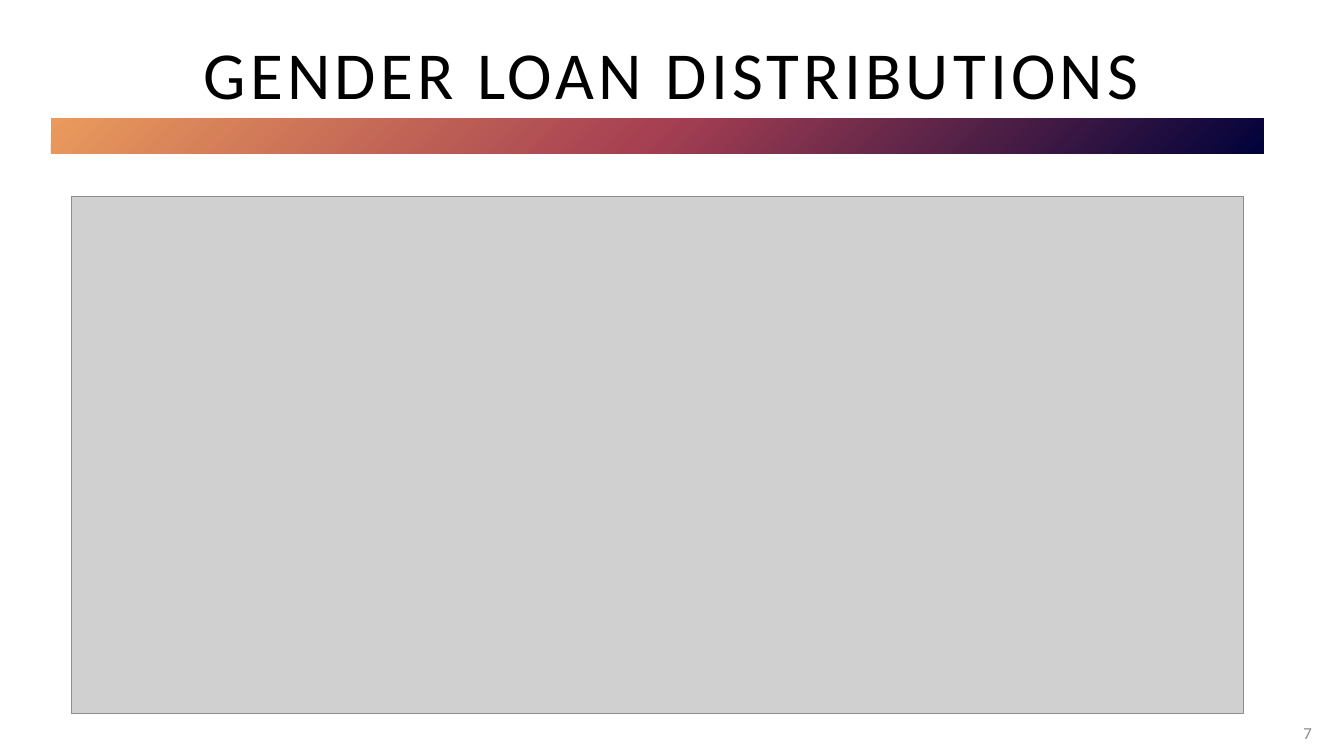
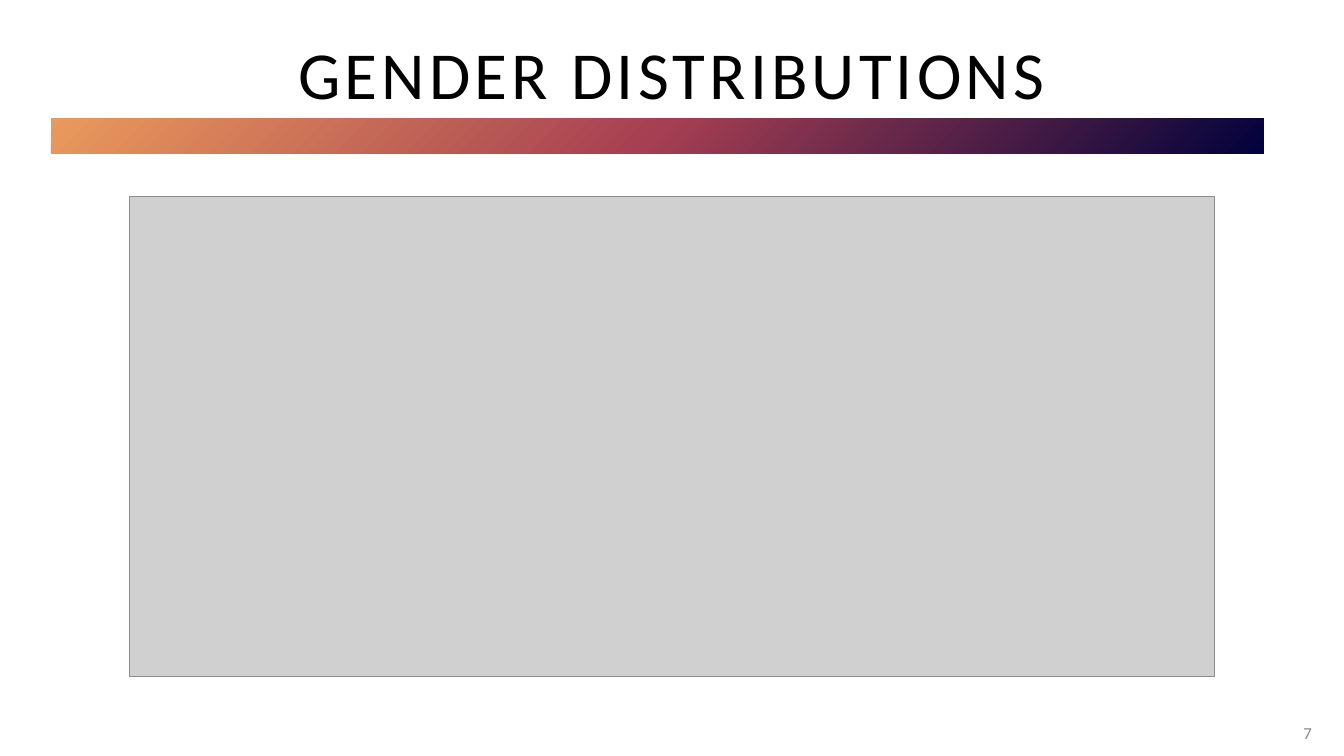
Before and after one commit to nglahani/CDC, a slide deck: slide 7 of Powerpoint.pptx. Drawn at 1344x756 pixels with LibreOffice and Linux fonts; fonts in the diff are those of the drawing; grey boxes stand for pictures. Boxes give left, top, right and bottom in pixels: in the first picture for what was removed or moved away, otherwise in the second. Text is boxed around its words. In the diff, an @@ line names an element or a change of style, - is before the commit and + after.

```diff
--- a/Powerpoint.pptx
+++ b/Powerpoint.pptx
@@ title at (x1=298, y1=55, x2=1044, y2=100): text changed @@
-GENDER LOAN DISTRIBUTIONS
+GENDER DISTRIBUTIONS
@@ picture resized from (x1=72, y1=197, x2=1244, y2=714) to (x1=129, y1=197, x2=1215, y2=677) @@
```
Also in this commit, not shown: 4 other slides changed, 1 slide added, 1 other file.
